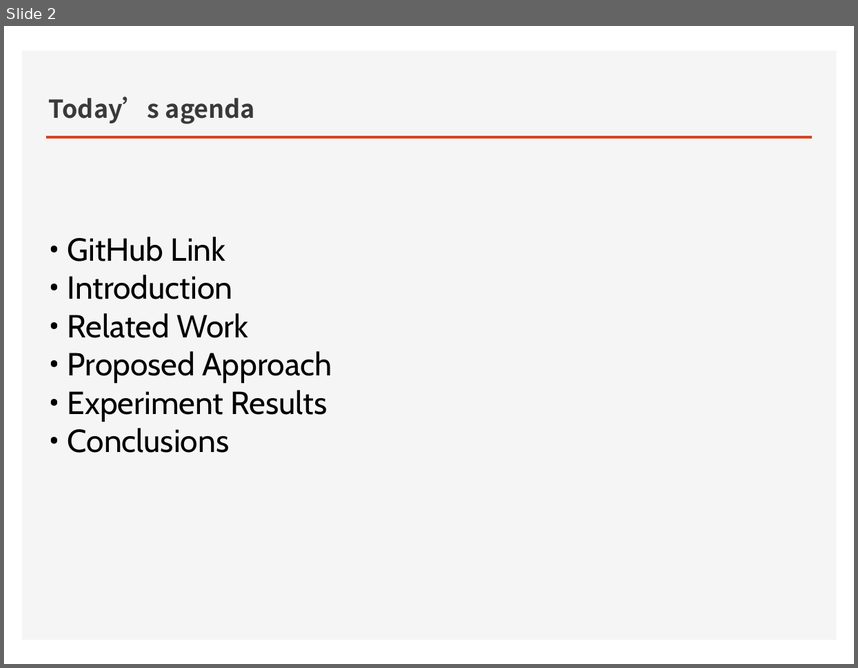
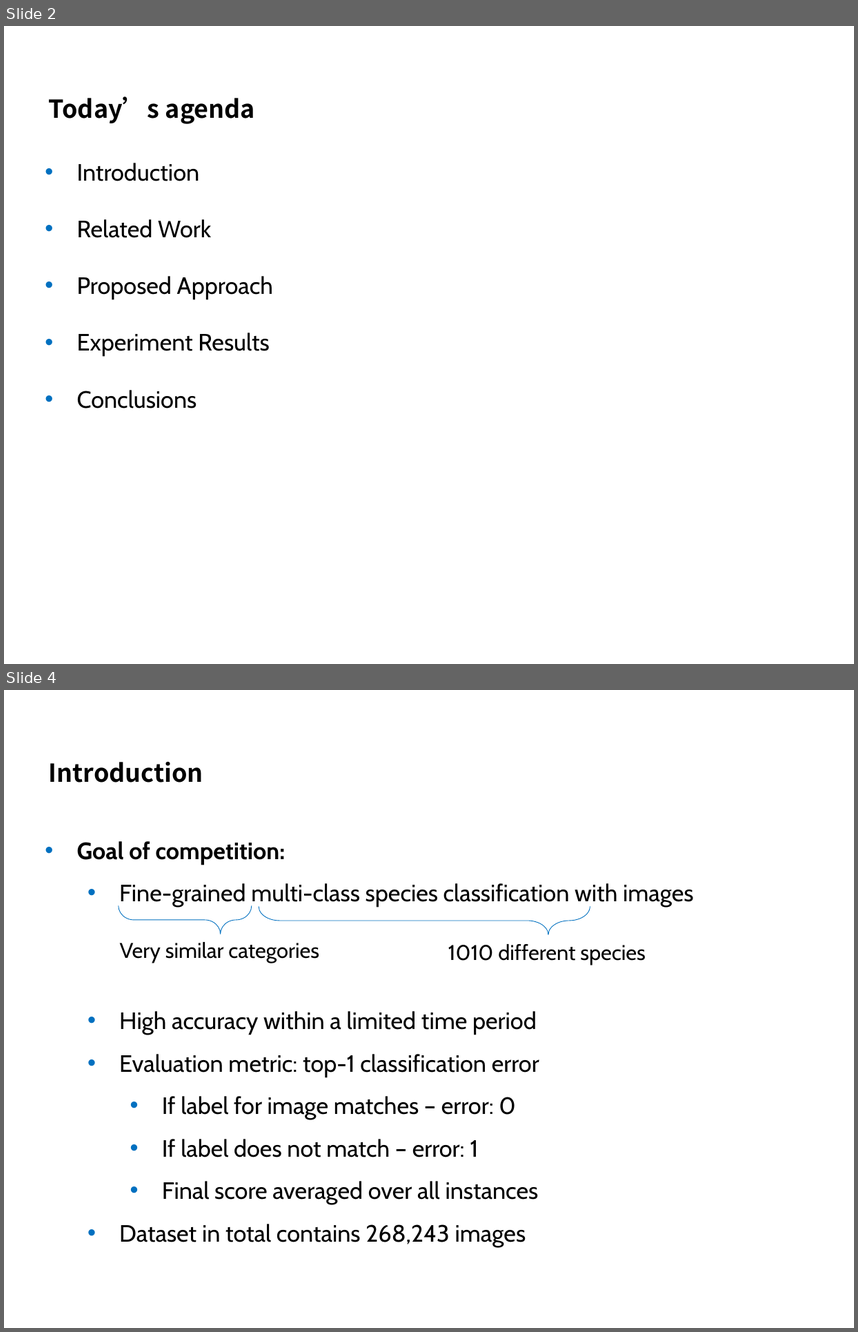
Before and after one commit to kimbold/VRDL_2019, a slide deck: Final project/Final_presentation.pptx. Shown one above the other, each under a label of ours: slide 2 before the commit, slides 2 and 4 after it; the slides between them are not shown. The pictures are 858x668 and 858x1332 pixels, drawn with LibreOffice and Linux fonts; fonts in the diff are those of the drawing; background and template pictures are left out. Boxes give left, top, right and bottom in pixels: in the first picture for what was removed or moved away, otherwise in the second. Text is boxed around its words. In the diff, an @@ line names an element or a change of style, - is before the commit and + after.

```diff
--- a/Final project/Final_presentation.pptx
+++ b/Final project/Final_presentation.pptx
@@ slide 4 added at box(4, 690, 854, 1328), background #FFFFFF @@
@@ title added at box(49, 762, 203, 782), 21 pt, text #000000, bold @@
+Introduction
@@ text added at box(77, 841, 694, 1247), 20 pt, text #000000 @@
+• Goal of competition:
+  • Fine-grained multi-class species classification with images
+  • High accuracy within a limited time period
+  • Evaluation metric: top-1 classification error
+    • If label for image matches – error: 0
+    • If label does not match – error: 1
+    • Final score averaged over all instances
+  • Dataset in total contains 268,243 images
@@ group added at box(118, 906, 646, 965): 2 left braces, 2 texts @@
+    Very similar categories
+    1010 different species
@@ slide 2 changed as well @@
@@ rectangle removed at box(22, 51, 836, 640) @@
@@ title "Today’s agenda" at box(49, 96, 255, 124): text colour #3B3838 to #000000 @@
@@ line removed from (47, 137) to (811, 137) @@
@@ text at box(77, 163, 273, 408): text changed; size 27 to 20 pt @@
-• GitHub Link
-• Introduction
-• Related Work
-• Proposed Approach
-• Experiment Results
-• Conclusions
+• Introduction
+• Related Work
+• Proposed Approach
+• Experiment Results
+• Conclusions
```
Also in this commit, not shown: 4 other slides changed, 7 other slides added, 10 slides removed, 1 other file.
